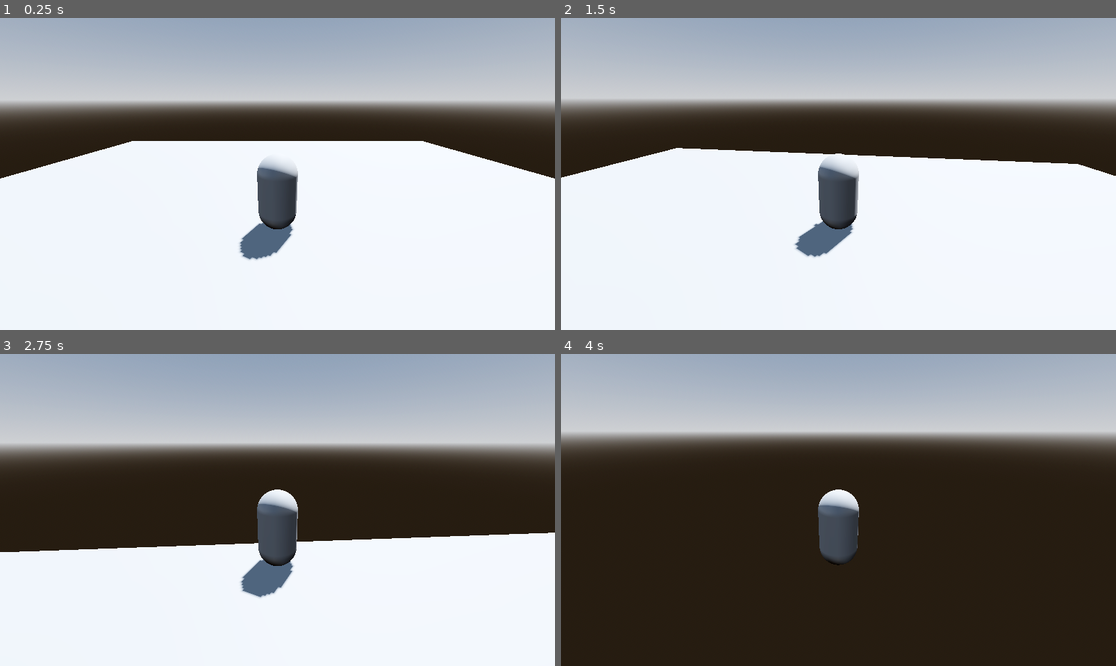
Above: before the commit, frames 1-4 (two rows, left to right).
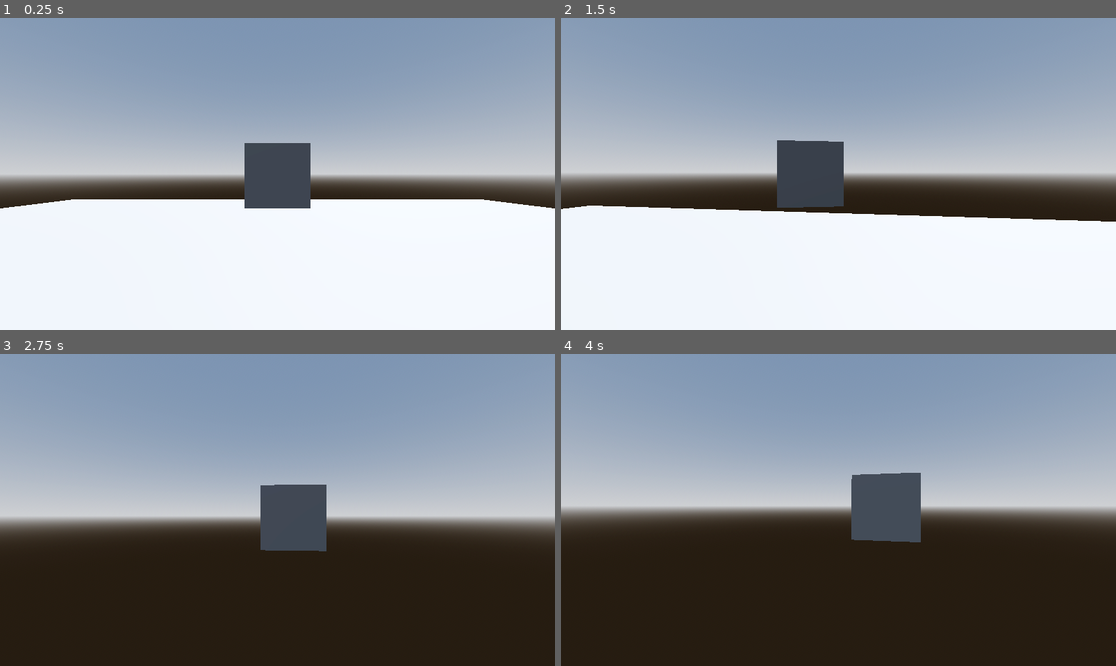
Above: after the commit, the same moments.

Repository: akulkarni3472/GodotPS1HorrorGame
Game: Godot game, scene res://Levels/level1/level1-1.tscn
The game is run twice, just before and just after one commit, with the same random seed, the same clock (stepped at 60 frames per second) and the same inputs.
Inputs (mouse positions are in pixels of both pictures, inside the frame that each line leads up to):
- Up to frame 1 (0.25 s): no input
- Up to frame 2 (1.5 s): tap Enter (ui_accept) at 0.5, 0.77 s; move the mouse to (866, 174) at 0.52 s; hold Up (ui_up) from 0.53 s (still down); move the mouse to (810, 174) at 1.27 s
- Up to frame 3 (2.75 s): keep holding Up (ui_up); tap Enter (ui_accept) at 1.52 s; move the mouse to (288, 503) at 2.02 s
- Up to frame 4 (4 s): keep holding Up (ui_up); move the mouse to (832, 516) at 2.77 s; tap Enter (ui_accept) at 3.02, 3.77 s; move the mouse to (877, 513) at 3.52 s

The runs differ from the first frame. In frame 1, 58% of the frame differs, in the area x 0-100%, y 0-78%; in frame 2, 62%; in frame 3, 93%, in the area x 0-100%, y 0-100%; in frame 4, 55%.

Commit message:
Imported asset pack

Diff:
--- a/Player/player.tscn
+++ b/Player/player.tscn
@@ -6,18 +6,22 @@
 
 @export var speed = 5.0
 @export var jump_vel = 4.5
-@export var lerp_val = 20
+@export var lerp_val = 0.2
 @export var mouse_sense = 0.15
 
-@onready var pivot = $Pivot
-@onready var body = $Pivot/Body
-@onready var spring_arm = $SpringArm3D
+var direction
+
+@onready var body = $Body
+@onready var camera_3d = $Camera3D
 
 # Get the gravity from the project settings to be synced with RigidBody nodes.
 var gravity = ProjectSettings.get_setting(\"physics/3d/default_gravity\")
 
 func _ready():
 	Input.set_mouse_mode(Input.MOUSE_MODE_CAPTURED)
+
+func _process(delta):
+	direction = Vector3.ZERO
 
 func _physics_process(delta):
 	# Add the gravity.
@@ -31,56 +35,44 @@
 	# Get the input direction and handle the movement/deceleration.
 	# As good practice, you should replace UI actions with custom gameplay actions.
 	var input_dir = Input.get_vector(\"leftward\", \"rightward\", \"forward\", \"backward\")
-	var direction = (transform.basis * Vector3(input_dir.x, 0, input_dir.y)).normalized()
+	direction = (transform.basis * Vector3(input_dir.x, 0, input_dir.y)).normalized()
 	if direction:
 		velocity.x = direction.x * speed
 		velocity.z = direction.z * speed
 	else:
-		velocity.x = move_toward(velocity.x, 0, speed)
-		velocity.z = move_toward(velocity.z, 0, speed)
+		velocity.x = lerp(velocity.x, 0.0, lerp_val)
+		velocity.z = lerp(velocity.z, 0.0, lerp_val)
 
 	if direction != Vector3.ZERO:
-		direction = direction.normalized()
-		body.rotation.y = lerp_angle(body.rotation.y, atan2(-velocity.x, -velocity.z), delta * lerp_val)
-
+		body.rotation.y = lerp_angle(body.rotation.y, atan2(-velocity.x, -velocity.z), lerp_val)
 	move_and_slide()
 
 func _input(event):
 	if event is InputEventMouseMotion:
 		rotate_y(deg_to_rad(-event.relative.x * mouse_sense))
-		spring_arm.rotate_x(deg_to_rad(-event.relative.y * mouse_sense))
-		spring_arm.rotation.x = clamp(spring_arm.rotation.x, -90, 50)
+		camera_3d.rotate_x(deg_to_rad(-event.relative.y * mouse_sense))
+		camera_3d.rotation.x = clamp(camera_3d.rotation.x, deg_to_rad(-89), deg_to_rad(89))
 "
 
 [sub_resource type="CapsuleMesh" id="CapsuleMesh_i8irb"]
 
-[sub_resource type="CapsuleMesh" id="CapsuleMesh_7fjlg"]
+[sub_resource type="PrismMesh" id="PrismMesh_jf3ot"]
 
 [sub_resource type="CapsuleShape3D" id="CapsuleShape3D_xpt0j"]
-
-[sub_resource type="SphereShape3D" id="SphereShape3D_xi3ri"]
 
 [node name="Player" type="CharacterBody3D"]
 transform = Transform3D(1, 0, 0, 0, 1, 0, 0, 0, 1, 0, 1, 0)
 script = SubResource("GDScript_nbx6h")
 
-[node name="Pivot" type="Node3D" parent="."]
+[node name="Body" type="MeshInstance3D" parent="."]
+mesh = SubResource("CapsuleMesh_i8irb")
 
-[node name="Body" type="MeshInstance3D" parent="Pivot"]
-mesh = SubResource("CapsuleMesh_i8irb")
-skeleton = NodePath("../..")
-
-[node name="Nose" type="MeshInstance3D" parent="Pivot/Body"]
-transform = Transform3D(0.308819, 0, 0, 0, 0.154409, -0.267445, 0, 0.267445, 0.154409, 0, 0.415832, -0.399595)
-mesh = SubResource("CapsuleMesh_7fjlg")
+[node name="MeshInstance3D" type="MeshInstance3D" parent="Body"]
+transform = Transform3D(0.365, 0, 0, 0, -1.59547e-08, 0.365, 0, -0.365, -1.59547e-08, 0, 0.490536, -1.31346)
+mesh = SubResource("PrismMesh_jf3ot")
 
 [node name="CollisionShape3D" type="CollisionShape3D" parent="."]
 shape = SubResource("CapsuleShape3D_xpt0j")
 
-[node name="SpringArm3D" type="SpringArm3D" parent="."]
-transform = Transform3D(1, 0, 0, 0, 0.939693, 0.34202, 0, -0.34202, 0.939693, 0, 0.5, 0)
-shape = SubResource("SphereShape3D_xi3ri")
-spring_length = 5.0
-margin = 0.2
-
-[node name="Camera3D" type="Camera3D" parent="SpringArm3D"]
+[node name="Camera3D" type="Camera3D" parent="."]
+transform = Transform3D(1, 0, 0, 0, 1, 0, 0, 0, 1, 0, 0.5, 0)
Binary file added: Assets/Textures/Trimsheet_1.png
Not shown, added: Assets/Textures/Trimsheet_1.png.import
Binary file added: Assets/Textures/bedTextures.png
Not shown, added: Assets/Textures/bedTextures.png.import
Binary file added: Assets/Textures/bed_1.png
Not shown, added: Assets/Textures/bed_1.png.import
Binary file added: Assets/Textures/door1.png
Not shown, added: Assets/Textures/door1.png.import
Binary file added: Assets/Textures/floor_marble.png
Not shown, added: Assets/Textures/floor_marble.png.import
Binary file added: Assets/Textures/gold_1.png
Not shown, added: Assets/Textures/gold_1.png.import
(and 187 more such lines)
